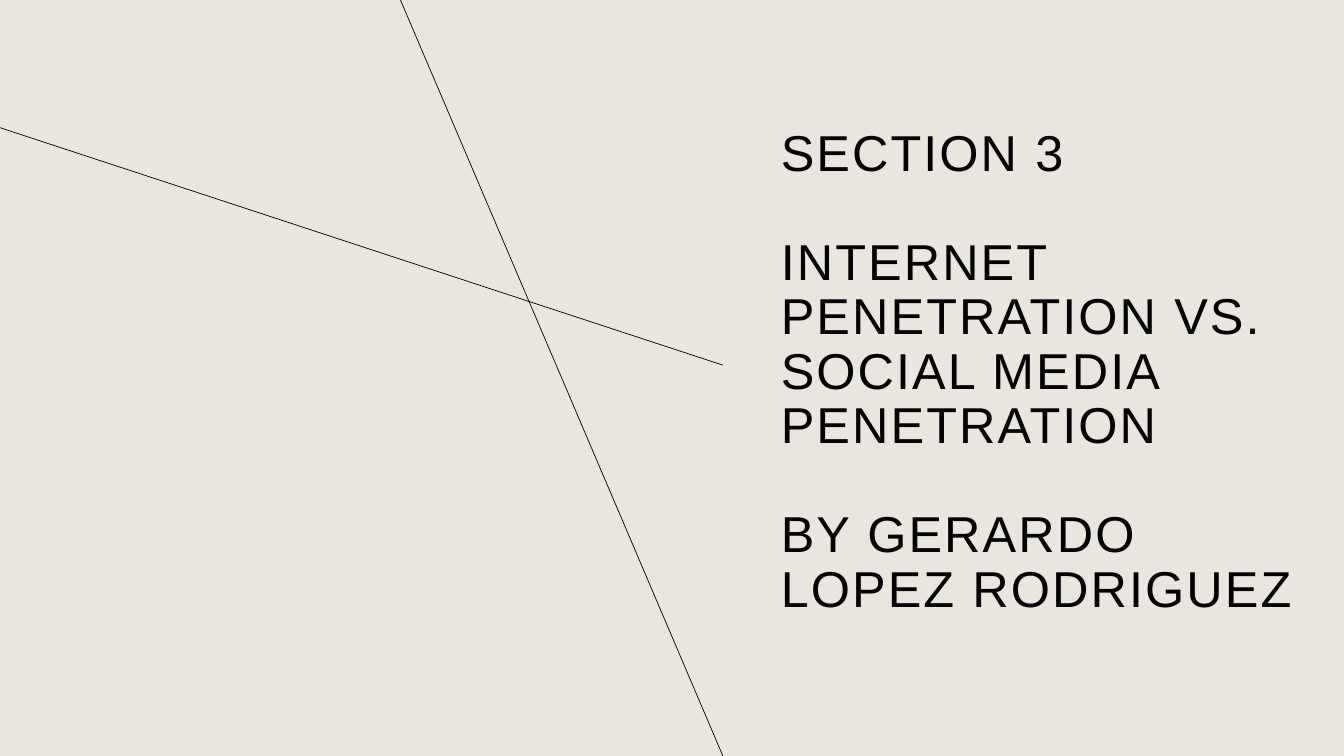
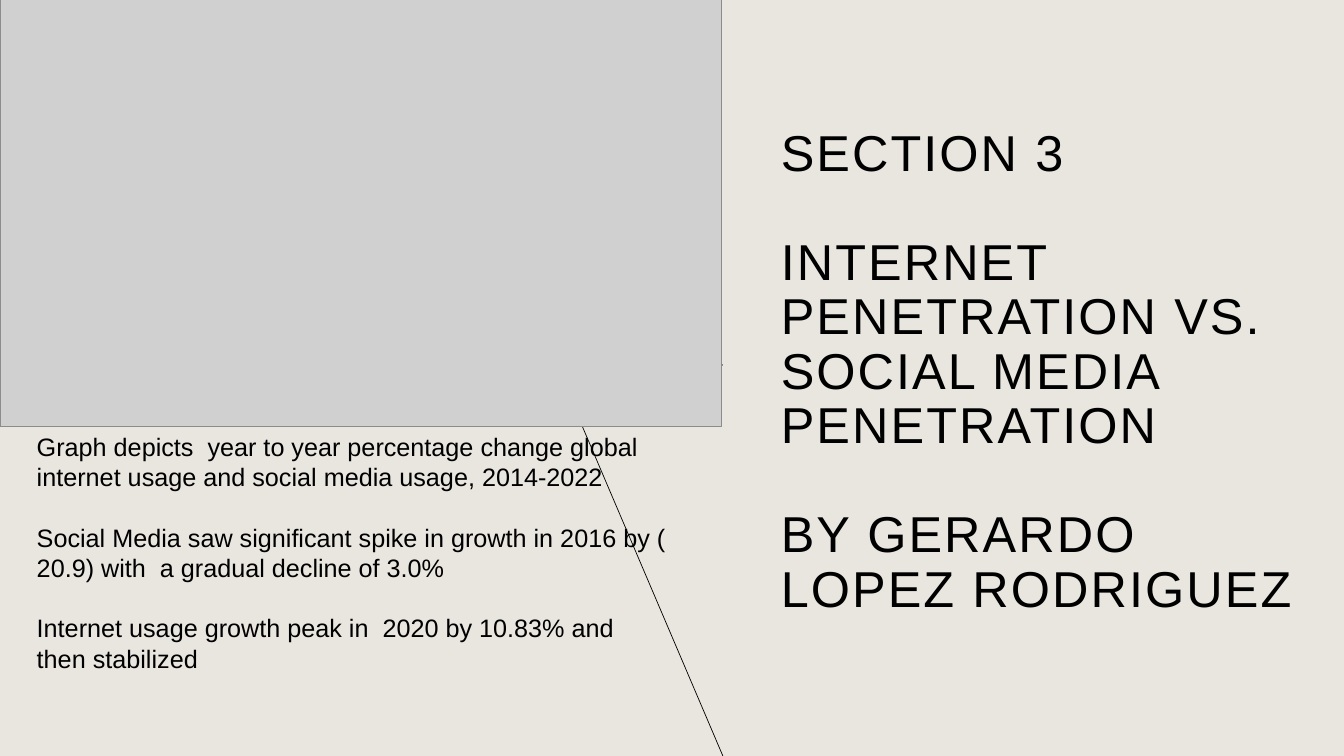
Before and after one commit to MyJineng/Project1, a slide deck: slide 10 of presentation.pptx (slide 8 before the commit). Drawn at 1344x756 pixels with LibreOffice and Linux fonts; fonts in the diff are those of the drawing; grey boxes stand for pictures. Boxes give left, top, right and bottom in pixels: in the first picture for what was removed or moved away, otherwise in the second. Text is boxed around its words. In the diff, an @@ line names an element or a change of style, - is before the commit and + after.

```diff
--- a/presentation.pptx
+++ b/presentation.pptx
@@ picture added at [0, 0, 721, 427] @@
@@ text added at [37, 436, 650, 669], 18 pt, text #000000 @@
+Graph depicts year to year percentage change global internet usage and social media usage, 2014-2022
+Social Media saw significant spike in growth in 2016 by ( 20.9) with a gradual decline of 3.0%
+Internet usage growth peak in 2020 by 10.83% and then stabilized
```
Also in this commit, not shown: 3 slides added.
